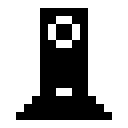
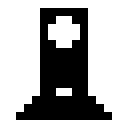
Before/after of a 128x128 layered artwork. What changed in the layer stack:
added layer "Copia de Capa" above "Capa" over [56, 24, 72, 40]
hid "Capa" over [56, 24, 72, 40]
